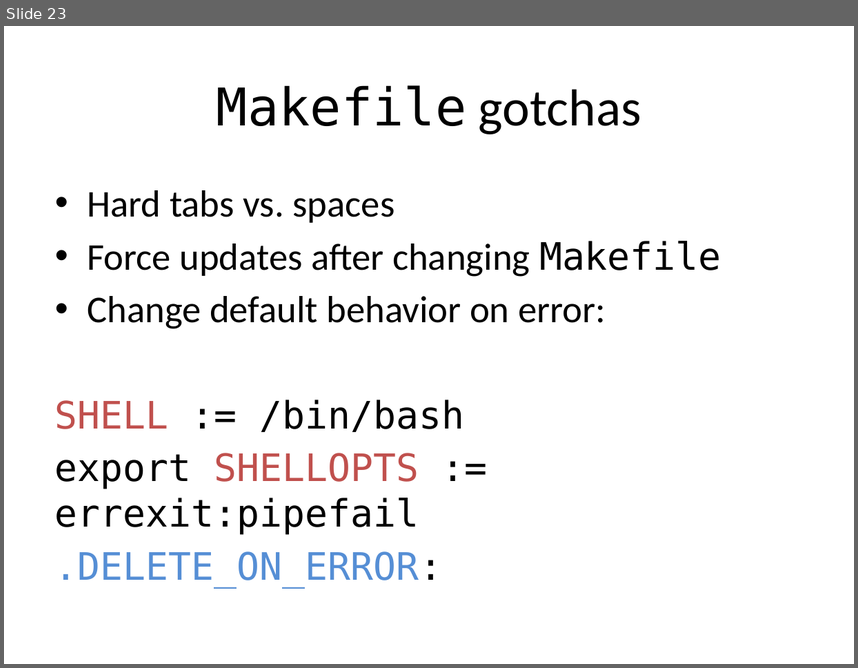
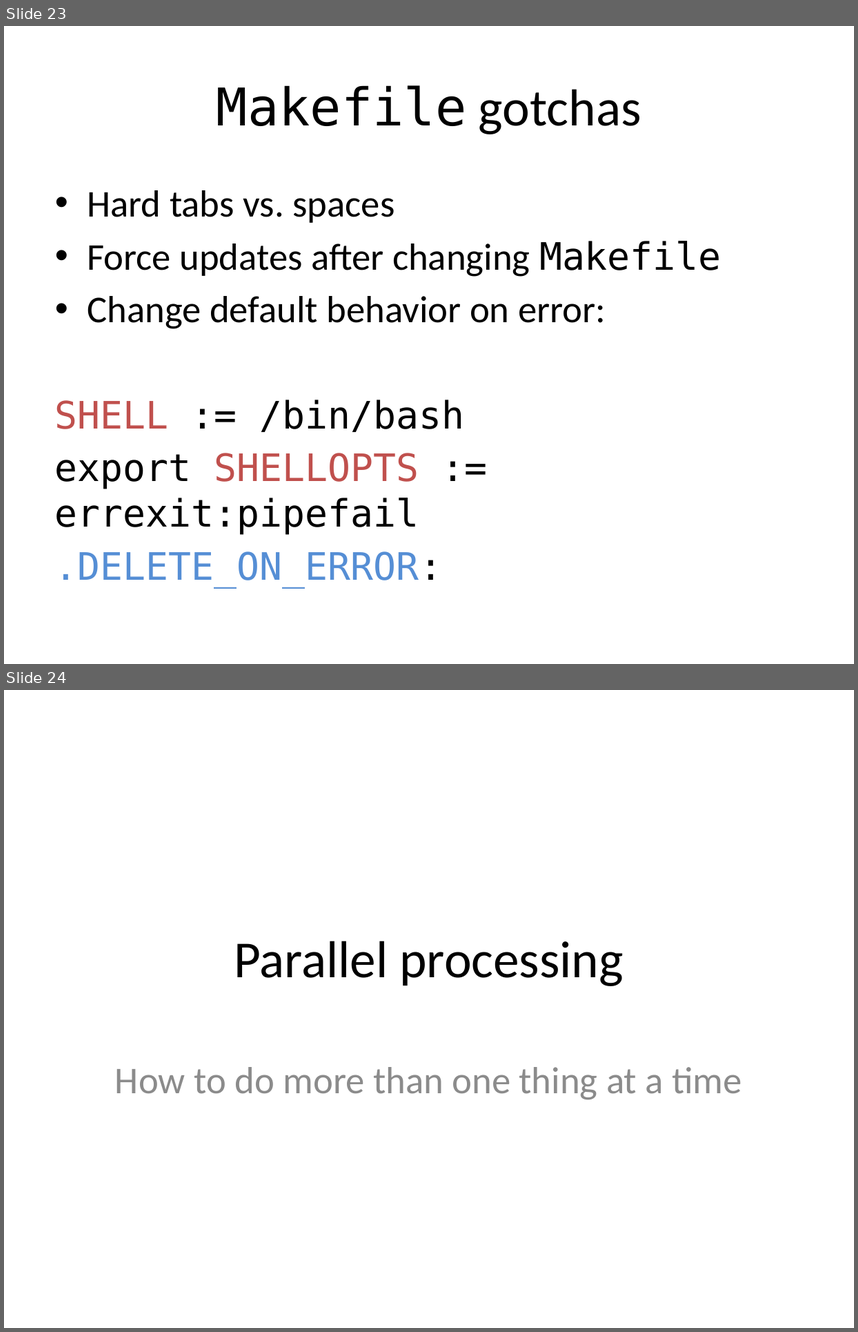
Before and after one commit to tsibley/Workflows-and-Parallel-Processing, a slide deck: CBG-2014-05-06.pptx. Shown one above the other, each under a label of ours: slide 23 before the commit, slides 23 and 24 after it. The pictures are 858x668 and 858x1332 pixels, drawn with LibreOffice and Linux fonts; fonts in the diff are those of the drawing. Boxes give left, top, right and bottom in pixels: in the first picture for what was removed or moved away, otherwise in the second. Text is boxed around its words. In the diff, an @@ line names an element or a change of style, - is before the commit and + after.

```diff
--- a/CBG-2014-05-06.pptx
+++ b/CBG-2014-05-06.pptx
@@ slide 24 added at (4, 690, 854, 1328), background #FFFFFF @@
@@ title added at (234, 940, 623, 986), 44 pt, text #000000 @@
+Parallel processing
@@ subtitle added at (115, 1067, 742, 1100), 32 pt, text #8C8C8C @@
+How to do more than one thing at a time
```
Also in this commit, not shown: 3 slides changed, 14 other slides added, 1 slide removed.
